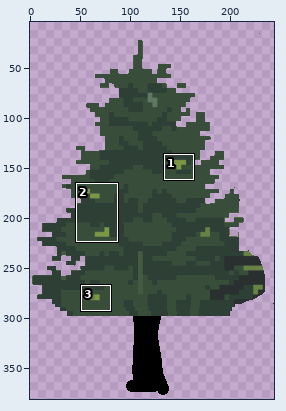
One commit to this sprite sheet: Assets/Sprites/Images/Untitled.png. The first picture is a wide view before the edit; the outline marks the close-up.
Close-up. Before the commit:
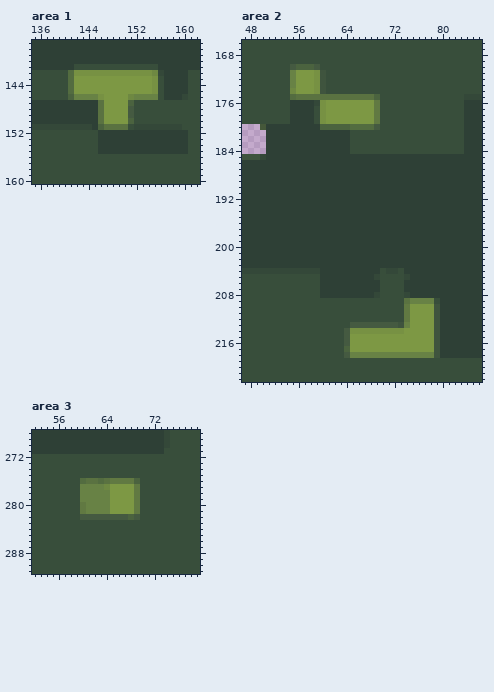
The file is 244x400 pixels. Pixels under 10% opacity are left out. Colours within 5 levels of each other are drawn and written as one. Shown: area 1: x 135..162, y 137..160; area 2: x 47..86, y 166..222; area 3: x 52..79, y 268..291. The wide view leaves out empty margins.
And afterwards:
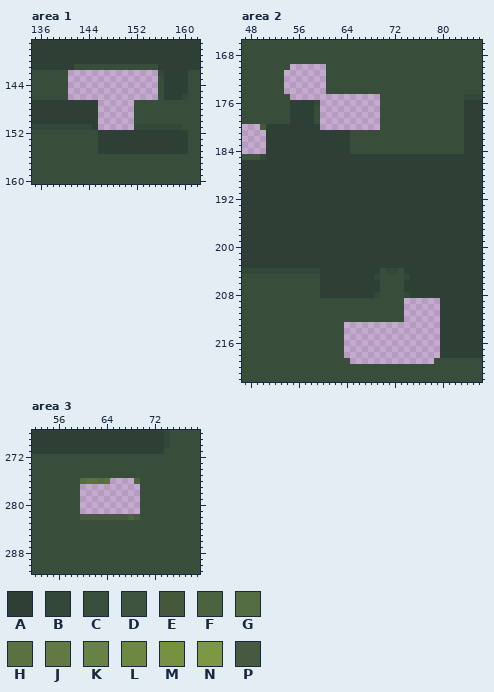
Palette (. is transparent): A #2e4036  B #344839  C #384e3b  D #3f543e  E #45583a  F #4b633f  G #536c40  H #5a7241  J #617942  K #688245  L #6e8842  M #779143  N #7d9844  P #455a41
What changed:
Changed rows in their new state; - is an unchanged pixel.
Area 1:
first column x 141:
142 ...............
143 ...............
144 ...............
145 ...............
146 ...............
147 -----......----
148 -----......----
149 -----......----
150 -----......----
151 -----......----
Area 2:
first column x 54:
170 -......---------
171 .......---------
172 .......---------
173 .......---------
174 .......---------
175 -...............
176 ------..........
177 ------..........
178 ------..........
179 ------..........
180 ------..........
first column x 64:
209 ----------......
210 ----------......
211 ----------......
212 ----------......
213 ................
214 ................
215 ................
216 ................
217 ................
218 ................
219 -..............-
Area 3:
first column x 60:
276 -----....-
277 ..........
278 ..........
279 ..........
280 ..........
281 ..........
